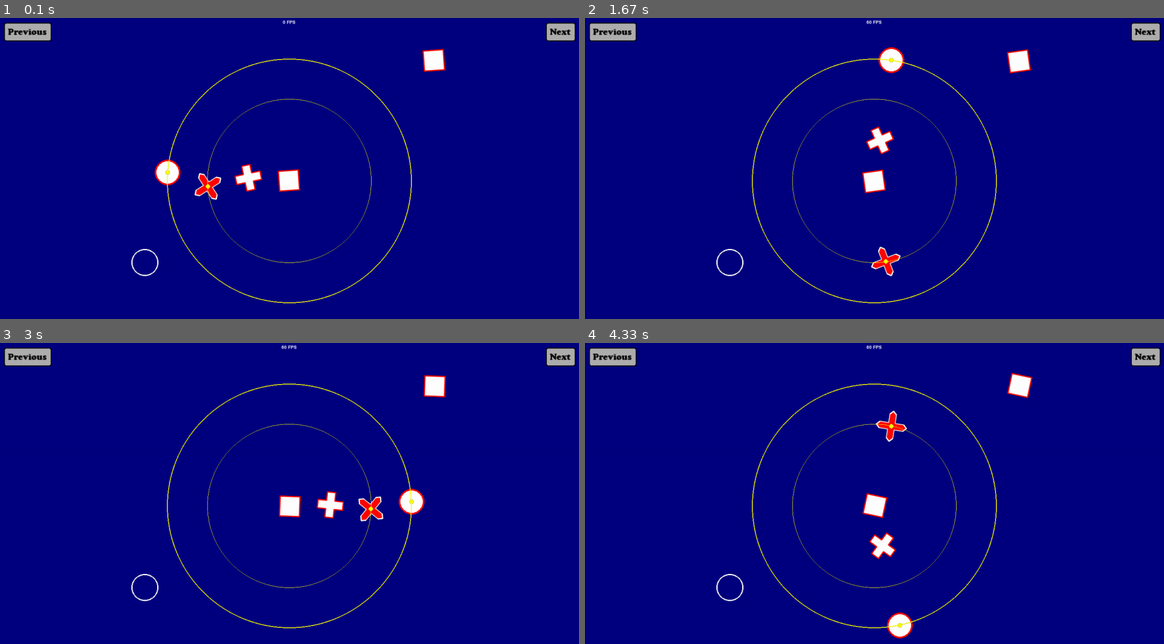
Above: before the commit, frames 1-4 (two rows, left to right).
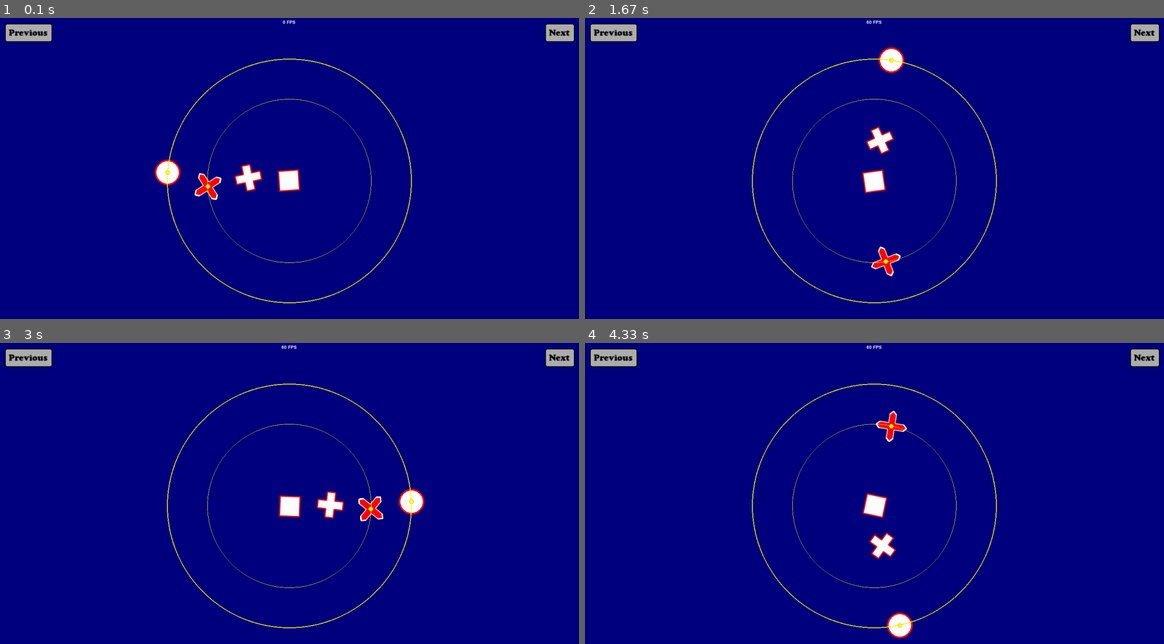
Above: after the commit, the same moments.

Repository: francis-clairicia/PyDiamond
Game: pygame game, started from main.py
The game is run twice, just before and just after one commit, with the same random seed, the same clock (stepped at 60 frames per second) and the same inputs.
Inputs (mouse positions are in pixels of both pictures, inside the frame that each line leads up to):
- Up to frame 1 (0.1 s): no input
- Up to frame 2 (1.67 s): press the mouse at (613, 30) at 0.37 s; move the mouse to (729, 60) at 0.47 s; release the mouse at (851, 90) at 0.6 s; tap , at 0.67 s
- Up to frame 3 (3 s): no input
- Up to frame 4 (4.33 s): no input

The runs differ from the first frame. In frame 1, 0.8% of the frame differs, in the area x 0-100%, y 1-86%; in frame 2, 0.8%; in frame 3, 0.8%; in frame 4, 0.8%.

Commit message:
[UPDATE] Button + Shape + Image + Sprite + Drawable update
[+] Button: Added support of rotation

[~] Shape: Modified OutlinedShape's get_local_size() function

[~] Image/Sprite: Modified _apply_rotation_scale() methods

[~] Drawable: Added get_area() method and removed to_surface() method

Diff:
--- a/main.py
+++ b/main.py
@@ -59,7 +59,6 @@
             color=RED,
             outline_color=WHITE,
         )
-        self.__s: Sprite = Sprite()
         self.__p.set_points(
             [
                 (20, 0),
@@ -99,7 +98,6 @@
         self.__clock: Clock = Clock()
         self.__scale: float = 1
         self.__scale_growth: int = 1
-        self.__s.center = window.width * 3 / 4, 100
         self.__shape_copy.center = window.width / 4, window.height * 3 / 4
         # self.__r.hide()
         # self.window.after(3000, self.window.close)
@@ -122,11 +120,9 @@
             # self.__p.scale = self.__scale
             # self.__x.scale = self.__scale
             # self.__c.scale = self.__scale
-            # self.__s.scale = self.__scale
         self.__x_center.center = self.__x.center
         self.__c_center.center = self.__c.center
-        self.__s.default_image = self.__r.to_surface()
-        self.__shape_copy.set_points(self.__c.get_vertices())
+        # self.__shape_copy.set_points(self.__c.get_vertices())
 
     def draw(self) -> None:
         self.window.draw(
@@ -135,9 +131,8 @@
             self.__c,
             self.__c_center,
             self.__c_trajectory,
-            self.__s,
             self.__x,
-            self.__shape_copy,
+            # self.__shape_copy,
             self.__x_center,
             self.__x_trajectory,
         )
@@ -358,7 +353,12 @@
         super().__init__(window, framerate=120)
         self.background_color = BLUE_DARK
         self.button = Button(
-            self, font=(None, 80), img=ImagesResources.cactus, callback=self.__increase_counter, text_offset=(2, 2)
+            self,
+            font=(None, 80),
+            img=ImagesResources.cactus,
+            callback=self.__increase_counter,
+            text_offset=(2, 2),
+            text_hover_offset=(0, -3),
         )
         self.button.img_scale_to_size((100, 100))
         self.button.center = window.center
@@ -374,7 +374,8 @@
         self.counter = 0
         self.button.text = "0"
         self.button.scale = 1
-        self.button.animation.register_width_offset(100).start_in_background(self)
+        self.button.angle = 0
+        self.button.animation.register_width_offset(100).register_rotation(360 + 30, offset=3).start_in_background(self)
 
     def __increase_counter(self) -> None:
         self.counter += 1
--- a/my_pygame/button.py
+++ b/my_pygame/button.py
@@ -7,7 +7,9 @@
 
 from pygame.color import Color
 from pygame.font import Font
+from pygame.math import Vector2
 from pygame.mixer import Sound
+from pygame.rect import Rect
 from pygame.surface import Surface
 
 from .drawable import ThemedDrawable
@@ -314,26 +316,34 @@
         return b
 
     def draw_onto(self, surface: Surface) -> None:
+        angle: float = self.angle
+        scale: float = self.scale
+
         def compute_offset(offset: Tuple[float, float]) -> Tuple[float, float]:
-            return offset[0] * self.scale, offset[1] * self.scale
+            return offset[0] * scale, offset[1] * scale
 
         text_align_x: str = Button.__HORIZONTAL_ALIGN_POS[self.__text_align_x]
         text_align_y: str = Button.__VERTICAL_ALIGN_POS[self.__text_align_y]
-        self.__shape.center = self.center
-        self.__text.set_position(
+
+        shape: RectangleShape = self.__shape
+        text: TextImage = self.__text
+
+        shape.center = center = self.center
+        text.set_position(
             **{
-                text_align_x: getattr(self.__shape, text_align_x),
-                text_align_y: getattr(self.__shape, text_align_y),
+                text_align_x: getattr(shape, text_align_x),
+                text_align_y: getattr(shape, text_align_y),
             }
         )
-        self.__text.translate(compute_offset(self.text_offset))
+        text.translate(compute_offset(self.text_offset))
         if self.state != Clickable.State.DISABLED:
             if self.active:
-                self.__text.translate(compute_offset(self.text_active_offset))
+                text.translate(compute_offset(self.text_active_offset))
             elif self.hover:
-                self.__text.translate(compute_offset(self.text_hover_offset))
-        self.__shape.draw_onto(surface)
-        self.__text.draw_onto(surface)
+                text.translate(compute_offset(self.text_hover_offset))
+        text.rotate_around_point(angle, center)
+        shape.draw_onto(surface)
+        text.draw_onto(surface)
 
     def get_local_size(self) -> Tuple[float, float]:
         return self.__shape.get_local_size()
@@ -342,8 +352,9 @@
         return self.__shape.get_size()
 
     def invoke(self) -> None:
-        if callable(self.__callback):
-            self.__callback()
+        callback: Optional[Callable[[], None]] = self.__callback
+        if callable(callback):
+            callback()
 
     def text_set_font(
         self,
@@ -426,13 +437,18 @@
         return None
 
     def _apply_rotation_scale(self) -> None:
-        if self.angle != 0:
-            raise NotImplementedError
         self.__shape.scale = self.__text.scale = self.scale
+        self.__shape.angle = self.__text.angle = self.angle
         self.__update_shape_size()
 
     def _mouse_in_hitbox(self, mouse_pos: Tuple[float, float]) -> bool:
-        return truth(self.rect.collidepoint(mouse_pos))
+        rect: Rect = Rect((0, 0), self.get_area(apply_rotation=False))
+        center: Tuple[float, float] = self.center
+        rect.center = int(center[0]), int(center[1])
+        pivot: Vector2 = Vector2(rect.center)  # type: ignore[arg-type]
+        mouse: Vector2 = Vector2(mouse_pos)  # type: ignore[arg-type]
+        mouse = pivot + (mouse - pivot).rotate(self.angle)
+        return truth(rect.collidepoint(mouse.x, mouse.y))
 
     def _on_hover(self) -> None:
         self.__set_state("hover")
@@ -1007,8 +1023,9 @@
         return self.__shape.get_size()
 
     def invoke(self) -> None:
-        if callable(self.__callback):
-            self.__callback()
+        callback: Optional[Callable[[], None]] = self.__callback
+        if callable(callback):
+            callback()
 
     def _apply_rotation_scale(self) -> None:
         if self.angle != 0:
--- a/my_pygame/drawable.py
+++ b/my_pygame/drawable.py
@@ -12,7 +12,6 @@
 
 from .theme import MetaThemedObject, ThemedObject, abstract_theme_class
 from .animation import Animation
-from .surface import create_surface
 
 
 def _draw_decorator(func: Callable[[Drawable, Surface], None]) -> Callable[[Drawable, Surface], None]:
@@ -65,14 +64,6 @@
         copy_self.angle = self.angle
         copy_self.center = self.center
         return copy_self
-
-    def to_surface(self) -> Surface:
-        topleft: Tuple[float, float] = self.topleft
-        image: Surface = create_surface(self.get_size())
-        self.topleft = (0, 0)
-        self.draw_onto(image)
-        self.topleft = topleft
-        return image
 
     def show(self) -> None:
         self.set_visibility(True)
@@ -230,12 +221,19 @@
         return self.get_local_size()[1]
 
     def get_size(self) -> Tuple[float, float]:
+        return self.get_area()
+
+    def get_area(self, *, apply_scale: bool = True, apply_rotation: bool = True) -> Tuple[float, float]:
+        if not apply_scale and not apply_rotation:
+            return self.get_local_size()
+
         scale: float = self.__scale
         angle: float = self.__angle
         w, h = self.get_local_size()
-        w *= scale
-        h *= scale
-        if angle == 0 or angle == 180:
+        if apply_scale:
+            w *= scale
+            h *= scale
+        if not apply_rotation or angle == 0 or angle == 180:
             return (w, h)
         if angle == 90 or angle == 270:
             return (h, w)
@@ -249,6 +247,12 @@
         bottom: float = max((point.y for point in all_points), default=0)
         return (right - left, bottom - top)
 
+    def get_width(self) -> float:
+        return self.get_size()[0]
+
+    def get_height(self) -> float:
+        return self.get_size()[1]
+
     def get_local_rect(self, **kwargs: Union[float, Tuple[float, float]]) -> Rect:
         r: Rect = Rect((0, 0), self.get_local_size())
         for name, value in kwargs.items():
@@ -287,7 +291,7 @@
 
     @property
     def rect(self) -> Rect:
-        return Rect(self.topleft, self.size)
+        return Rect(self.topleft, self.get_size())
 
     @property
     def x(self) -> float:
@@ -471,6 +475,8 @@
     pass
 
 
-@abstract_theme_class
 class ThemedDrawable(Drawable, ThemedObject, metaclass=MetaThemedDrawable):
     pass
+
+
+abstract_theme_class(ThemedDrawable)
--- a/my_pygame/image.py
+++ b/my_pygame/image.py
@@ -38,17 +38,17 @@
             self.scale_to_width(width)
         elif height is not None:
             self.scale_to_height(height)
+        self.topleft = (0, 0)
 
     def copy(self) -> Image:
         return Image(self.__default_image)
 
-    def to_surface(self) -> Surface:
-        return self.__image.copy()
-
     def draw_onto(self, surface: Surface) -> None:
         surface.blit(self.__image, self.topleft)
 
-    def get(self) -> Surface:
+    def get(self, apply_rotation_scale: bool = False) -> Surface:
+        if apply_rotation_scale:
+            return self.__image.copy()
         return self.__default_image.copy()
 
     def set(self, image: Surface) -> None:
@@ -73,17 +73,22 @@
         return self.__image.get_size()
 
     def use_smooth_scale(self, status: bool) -> None:
-        self.__smooth_scale = bool(status)
+        former_state: bool = self.__smooth_scale
+        self.__smooth_scale = actual_state = bool(status)
+        if former_state != actual_state:
+            self._apply_rotation_scale()
 
     def _apply_rotation_scale(self) -> None:
+        angle: float = self.angle
+        scale: float = self.scale
+        image: Surface = self.__default_image
+
         if not self.__smooth_scale:
-            self.__image = pygame.transform.rotozoom(self.__default_image, self.angle, self.scale)
+            self.__image = pygame.transform.rotozoom(image, angle, scale)
         else:
-            if self.scale != 1:
+            if scale != 1:
                 w, h = self.get_local_size()
-                w = round(w * self.scale)
-                h = round(h * self.scale)
-                self.__image = pygame.transform.smoothscale(self.__default_image, (w, h))
-            else:
-                self.__image = self.__default_image
-            self.__image = pygame.transform.rotate(self.__image, self.angle)
+                w = round(w * scale)
+                h = round(h * scale)
+                image = pygame.transform.smoothscale(image, (w, h))
+            self.__image = pygame.transform.rotate(image, angle)
--- a/my_pygame/shape.py
+++ b/my_pygame/shape.py
@@ -32,15 +32,16 @@
         self.__image: Surface = create_surface((0, 0))
         self.__shape_image: Surface = self.__image.copy()
         self.__local_size: Tuple[float, float] = (0, 0)
-        self.__size: Tuple[float, float] = (0, 0)
 
     @config.updater
     def __update_shape(self) -> None:
         if self.config.has_initialization_context():
+            self.__compute_shape_size()
             self.__shape_image = self._make()
             self._apply_rotation_scale()
         else:
             center: Tuple[float, float] = self.center
+            self.__compute_shape_size()
             self.__shape_image = self._make()
             self._apply_rotation_scale()
             self.center = center
@@ -56,18 +57,18 @@
         return self.__local_size
 
     def get_size(self) -> Tuple[float, float]:
-        return self.__size
+        return self.__image.get_size()
 
     def _apply_rotation_scale(self) -> None:
         angle: float = self.angle
         scale: float = self.scale
         self.__image = pygame.transform.rotozoom(self.__shape_image, angle, scale)
 
+    def __compute_shape_size(self) -> None:
         all_points: List[Vector2] = self.get_local_vertices()
-        vertices: List[Vector2] = []
 
         if not all_points:
-            self.__local_size = self.__size = (0, 0)
+            self.__local_size = (0, 0)
             return
 
         left: float = min((point.x for point in all_points), default=0)
@@ -77,23 +78,6 @@
         w: float = right - left
         h: float = bottom - top
         self.__local_size = (w, h)
-
-        local_center: Vector2 = Vector2(left + w / 2, top + h / 2)
-
-        center: Vector2 = Vector2(self.center)  # type: ignore[arg-type]
-        for point in all_points:
-            offset: Vector2 = (point - local_center).rotate(-angle)
-            try:
-                offset.scale_to_length(offset.length() * scale)
-            except ValueError:
-                offset = Vector2(0, 0)
-            vertices.append(center + offset)
-
-        left = min((point.x for point in vertices), default=0)
-        top = min((point.y for point in vertices), default=0)
-        right = max((point.x for point in vertices), default=0)
-        bottom = max((point.y for point in vertices), default=0)
-        self.__size = (right - left, bottom - top)
 
     @abstractmethod
     def _make(self) -> Surface:
@@ -155,6 +139,12 @@
         super().__init__(color)
         self.outline = outline
         self.outline_color = outline_color
+
+    def get_local_size(self) -> Tuple[float, float]:
+        w, h = super().get_local_size()
+        outline: int = self.outline
+        offset: float = outline / 2 + 1
+        return (w + offset * 2, h + offset * 2)
 
     config = Configuration("outline", "outline_color", parent=Shape.config)
 
@@ -180,7 +170,6 @@
     ) -> None:
         super().__init__(color, outline, outline_color)
         self.__center: Vector2 = Vector2(0, 0)
-        self.__size: Tuple[float, float] = (0, 0)
         self.points = points
 
     def copy(self) -> PolygonShape:
@@ -193,8 +182,7 @@
         if len(all_points) < 2:
             return create_surface((0, 0))
 
-        offset: float = outline / 2 + 2
-        w, h = (self.__size[0] + offset * 2, self.__size[1] + offset * 2)
+        w, h = self.get_local_size()
         image: Surface = create_surface((w, h))
 
         center_diff: Vector2 = Vector2(w / 2, h / 2) - self.__center
@@ -317,10 +305,9 @@
 
     def _make(self) -> Surface:
         outline: int = self.outline
-        offset: float = outline / 2 + 2
         w: float = self.local_width
         h: float = self.local_height
-        image: Surface = create_surface((w + offset * 2, h + offset * 2))
+        image: Surface = create_surface(self.get_local_size())
         default_rect: Rect = image.get_rect()
         rect: Rect = Rect(0, 0, w, h)
         rect.center = default_rect.center
@@ -421,11 +408,9 @@
         )
 
     def _make(self) -> Surface:
-        self.__points = self.__compute_vertices()
         radius: float = self.radius
         outline: int = self.outline
-        offset: float = outline / 2 + 2
-        width = height = int(radius * 2 + offset * 2)
+        width, height = self.get_local_size()
         radius += width % 2
         image: Surface = create_surface((width, height))
         width, height = image.get_size()
@@ -439,31 +424,6 @@
     def get_local_vertices(self) -> List[Vector2]:
         return [Vector2(p) for p in self.__points]
 
-    def __compute_vertices(self) -> List[Vector2]:
-        draw_params = self.__draw_params
-        if all(not drawn for drawn in draw_params.values()):
-            return []
-
-        center: Vector2 = Vector2(self.radius, self.radius)
-        radius: Vector2 = Vector2(self.radius, 0)
-
-        angle_ranges: Dict[str, range] = {
-            "draw_top_right": range(0, 90),
-            "draw_top_left": range(90, 180),
-            "draw_bottom_left": range(180, 270),
-            "draw_bottom_right": range(270, 360),
-        }
-
-        all_points: List[Vector2] = []
-
-        for draw_side, angle_range in angle_ranges.items():
-            if draw_params[draw_side]:
-                all_points.extend(center + radius.rotate(-i) for i in angle_range)
-            elif not all_points or all_points[-1] != center:
-                all_points.append(Vector2(center))
-
-        return all_points
-
     config = Configuration(
         "draw_top_left",
         "draw_top_right",
@@ -493,6 +453,36 @@
     @config.setter("draw_bottom_right")
     def __set_draw_arc(self, side: str, status: bool) -> None:
         self.__draw_params[side] = status
+
+    @config.updater("draw_top_left")
+    @config.updater("draw_top_right")
+    @config.updater("draw_bottom_left")
+    @config.updater("draw_bottom_right")
+    def __compute_vertices(self) -> None:
+        draw_params = self.__draw_params
+        if all(not drawn for drawn in draw_params.values()):
+            self.__points = []
+            return
+
+        center: Vector2 = Vector2(self.radius, self.radius)
+        radius: Vector2 = Vector2(self.radius, 0)
+
+        angle_ranges: Dict[str, range] = {
+            "draw_top_right": range(0, 90),
+            "draw_top_left": range(90, 180),
+            "draw_bottom_left": range(180, 270),
+            "draw_bottom_right": range(270, 360),
+        }
+
+        all_points: List[Vector2] = []
+
+        for draw_side, angle_range in angle_ranges.items():
+            if draw_params[draw_side]:
+                all_points.extend(center + radius.rotate(-i) for i in angle_range)
+            elif not all_points or all_points[-1] != center:
+                all_points.append(Vector2(center))
+
+        self.__points = all_points
 
     draw_top_left: ConfigAttribute[bool] = ConfigAttribute()
     draw_top_right: ConfigAttribute[bool] = ConfigAttribute()
@@ -538,12 +528,9 @@
         )
 
     def _make(self) -> Surface:
-        compute_vertices = {
-            CrossShape.Type.DIAGONAL: self.__get_diagonal_cross_points,
-            CrossShape.Type.PLUS: self.__get_plus_cross_points,
-        }
-        self.__points = compute_vertices[self.__type]()
-        return PolygonShape(self.color, outline=self.outline, outline_color=self.outline_color, points=self.__points).to_surface()
+        p = PolygonShape(self.color, outline=self.outline, outline_color=self.outline_color, points=self.__points)
+        image: Surface = getattr(p, "_AbstractShape__image")
+        return image
 
     def get_local_vertices(self) -> List[Vector2]:
         return [Vector2(p) for p in self.__points]
@@ -649,6 +636,17 @@
     def ___set_local_size(self, size: Tuple[float, float]) -> None:
         self.config(local_width=size[0], local_height=size[1])
 
+    @config.updater("local_width")
+    @config.updater("local_height")
+    @config.updater("local_size")
+    @config.updater("line_width")
+    def __compute_vertices(self) -> None:
+        compute_vertices = {
+            CrossShape.Type.DIAGONAL: self.__get_diagonal_cross_points,
+            CrossShape.Type.PLUS: self.__get_plus_cross_points,
+        }
+        self.__points = compute_vertices[self.__type]()
+
 
 class DiagonalCrossShape(CrossShape):
     def __init__(
--- a/my_pygame/sprite.py
+++ b/my_pygame/sprite.py
@@ -39,29 +39,23 @@
     def get_local_size(self) -> Tuple[float, float]:
         return self.__default_image.get_size()
 
-    def to_surface(self) -> Surface:
-        return self.image
-
     def _apply_rotation_scale(self) -> None:
-        default_image: Surface = self.__default_image
-        image: Surface
         angle: float = self.angle
         scale: float = self.scale
+        image: Surface = self.__default_image
+
         if not self.__smooth_scale:
-            image = pygame.transform.rotozoom(default_image, angle, scale)
+            self.__image = pygame.transform.rotozoom(image, angle, scale)
         else:
             if scale != 1:
-                w, h = default_image.get_size()
+                w, h = self.get_local_size()
                 w = round(w * scale)
                 h = round(h * scale)
-                image = pygame.transform.smoothscale(default_image, (w, h))
-            else:
-                image = default_image
-            image = pygame.transform.rotate(image, angle)
-        self.__image = image
-        self._update_mask()
+                image = pygame.transform.smoothscale(image, (w, h))
+            self.__image = pygame.transform.rotate(image, angle)
+        self.__update_mask()
 
-    def _update_mask(self) -> None:
+    def __update_mask(self) -> None:
         self.__mask = pygame.mask.from_surface(self.__image, self.__mask_threshold)
 
     def get_size(self) -> Tuple[float, float]:
@@ -73,10 +67,13 @@
     def set_mask_threshold(self, threshold: int) -> None:
         self.__mask_threshold = max(int(threshold), 0)
         self.__mask_threshold = min(self.__mask_threshold, 255)
-        self._update_mask()
+        self.__update_mask()
 
     def use_smooth_scale(self, status: bool) -> None:
-        self.__smooth_scale = bool(status)
+        former_state: bool = self.__smooth_scale
+        self.__smooth_scale = actual_state = bool(status)
+        if former_state != actual_state:
+            self._apply_rotation_scale()
 
     @property
     def default_image(self) -> Surface:
@@ -142,7 +139,7 @@
 
     def stop_sprite_animation(self, reset: bool = False) -> None:
         self.__animation = False
-        if reset and self.__sprite_idx != 0:
+        if reset:
             self.__sprite_idx = 0
             self.__loop = False
             self.default_image = self.__list[0]
--- a/my_pygame/text.py
+++ b/my_pygame/text.py
@@ -97,9 +97,6 @@
 
     def draw_onto(self, surface: Surface) -> None:
         surface.blit(self.__image, self.topleft)
-
-    def to_surface(self) -> Surface:
-        return self.__image.copy()
 
     def get_local_size(self) -> Tuple[float, float]:
         return self.__default_image.get_size()
@@ -404,7 +401,7 @@
         if img_width == 0 or img_height == 0:
             return text
         if text_width == 0 or text_height == 0:
-            return self.__img.to_surface()
+            return self.__img.get(apply_rotation_scale=True)
 
         text_rect: Rect = text.get_rect()
         offset: float = self.distance
@@ -477,9 +474,8 @@
 
     def _apply_rotation_scale(self) -> None:
         super()._apply_rotation_scale()
-        self.__text.config.update(call_value_updaters=False)
+        self.__text.config.update()
 
     def set(self, image: Surface) -> None:
-        with self.__text.config.initialization():
-            super().set(image)
-            self.__text.config.update()
+        super().set(image)
+        self.__text.config.update()
--- a/my_pygame/window.py
+++ b/my_pygame/window.py
@@ -273,7 +273,7 @@
         def draw_target(target: Drawable) -> None:
             try:
                 target.draw_onto(surface)
-            except (NotImplementedError, pygame.error):
+            except pygame.error:
                 pass
 
         if isinstance(target, Drawable):
